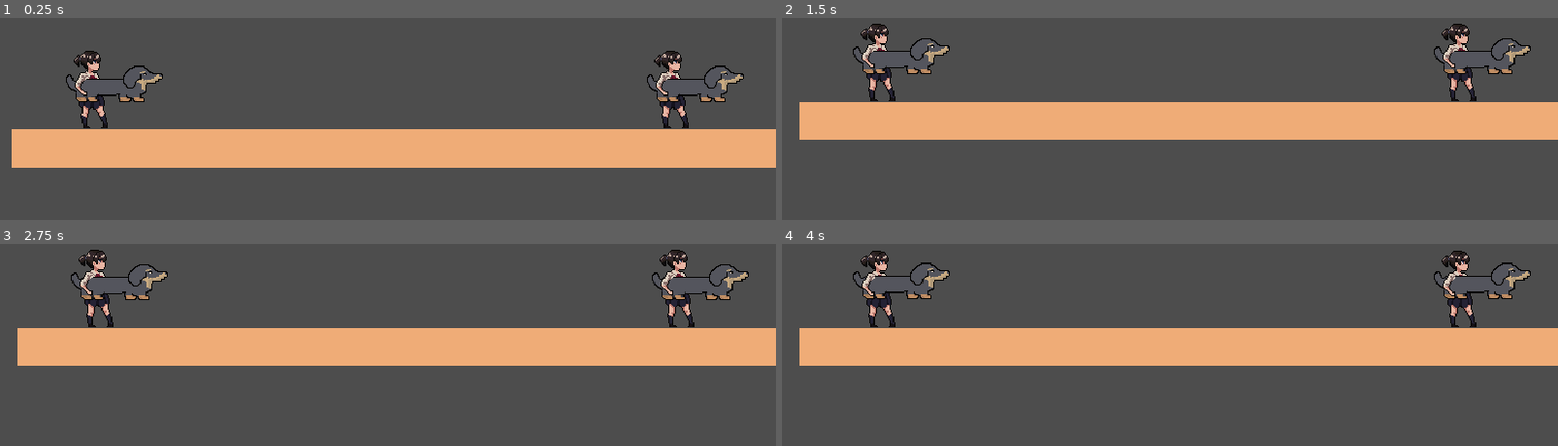
Above: before the commit, frames 1-4 (two rows, left to right).
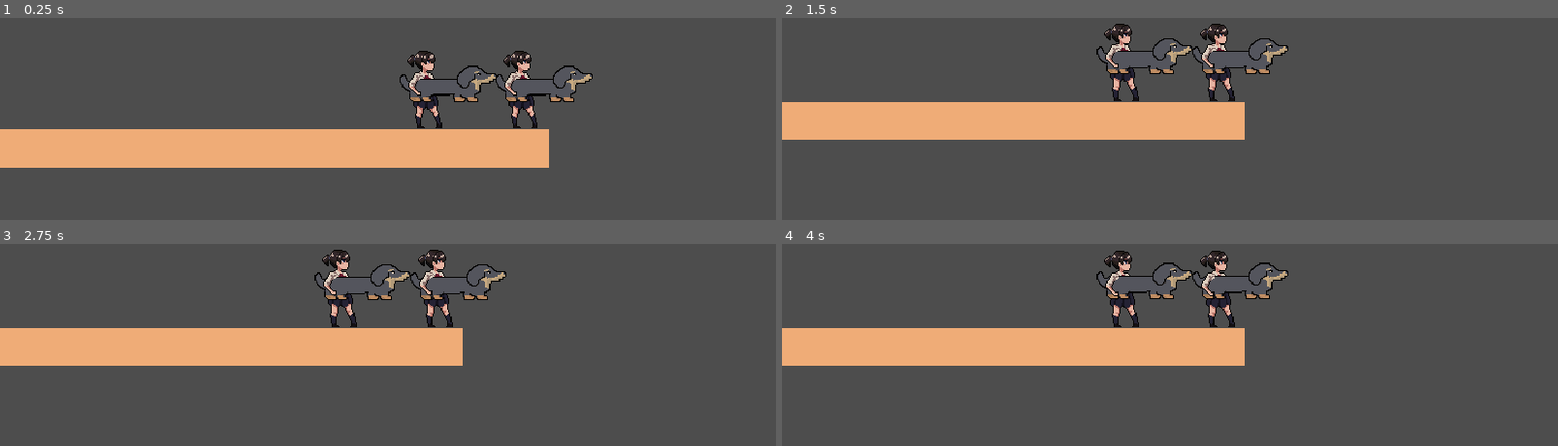
Above: after the commit, the same moments.

Repository: RenePlattnerCS/GodotDogGame
Game: Godot game, scene res://Levels/Level1.tscn
Two runs of this game, one before a commit and one after it. Both use one fixed random seed, a clock stepped at 60 frames per second and the inputs below.
Inputs:
- Up to frame 1 (0.25 s): no input
- Up to frame 2 (1.5 s): no input
- Up to frame 3 (2.75 s): no input
- Up to frame 4 (4 s): no input

The runs differ from the first frame. In frame 1, 10% of the frame differs, in the area x 0-100%, y 16-75%; in frame 2, 12%; in frame 3, 12%; in frame 4, 12%, in the area x 0-100%, y 3-61%.

Commit message:
added hitlag and finetuned hitting enemy (max 3 hits)

Diff:
--- a/Levels/Level1.tscn
+++ b/Levels/Level1.tscn
@@ -9,7 +9,7 @@
 [node name="Level1" type="Node2D" unique_id=160075761]
 
 [node name="Player1" parent="." unique_id=365629459 instance=ExtResource("1_w77jt")]
-position = Vector2(-289, 72)
+position = Vector2(339, 74)
 
 [node name="Player2" parent="." unique_id=769169184 instance=ExtResource("1_w77jt")]
 position = Vector2(250, 73)
--- a/Scripts/dog.gd
+++ b/Scripts/dog.gd
@@ -10,8 +10,10 @@
 @export var min_extend_length: float = 30.0
 @export var charging_retraction_length: float = 15.0
 @export var buffer_time: float = 0.4
-@export var knockback_up: float = 400
-@export var knockback_stength: float = 2000
+@export var knockback_up: float = 600
+@export var knockback_stength: float = 4000  #4000 -> hit 3 times if charge and close
+@export var min_hit_lag_time: float = 0.05
+@export var max_hit_lag_time: float = 0.3
 
 @export_group("Blinking")
 @export var max_blink_speed: float = 10.0  # blinks per second at full charge
@@ -23,12 +25,24 @@
 const EASE_IN_LENGTH = 20.0
 const KNOCKBACK_MIN_STRENGTH = 300.0
 const KNOCKBACK_UP_MIN_STRENGTH = 50.0
-
+const HIGH_CHARGE_KNOCKBACK_BOSUS = 3000
+const CHARCE_PERCENT_BONUS_THREASHHOLD = 0.8
+const BONUS_DISTANCE = 100
+const HITLAG_THREASHOLD = 0.50
+const FLASH_COUNT = 3
+const MAX_HIT_COUNT = 3
+const CAN_HIT_AGAIN_TIME = 0.03
+
+
+var hit_count = 0
 var player_index: int = -1
 var charge_time: float = 0.0
+var prev_charge_time: float = 0.0
 var is_charging: bool = false
 var is_extending: bool = false
 var blink_timer: float = 0.0
+var hit_again_timer: float = 0.0
+var hit_enemy : bool = false
 
 var current_length: float = 0.0
 var target_length: float = 0.0
@@ -52,6 +66,7 @@
 	process_dog_state(delta)
 	update_dog()
 	update_charge_visuals(delta)
+	update_hit_timer(delta)
 
 
 func update_dog():
@@ -100,6 +115,7 @@
 			if extend_dog:
 				charge_time = min(charge_time + delta, max_charge_time)
 				target_length = max((charge_time / max_charge_time) * max_length, min_extend_length)
+				prev_charge_time = charge_time
 				charge_time = 0.0
 				state = DogState.EXTENDING
 
@@ -111,6 +127,8 @@
 				state = DogState.RETRACTING  # auto retract when reached!
 
 		DogState.RETRACTING:
+			hit_count = 0
+
 			if(current_length > EASE_IN_LENGTH):
 				current_length = move_toward(current_length, 0.0, retract_speed * delta)
 			else:
@@ -132,7 +150,6 @@
 func _on_hitbox_body_entered(body: Node2D) -> void:
 	# only apply force when actually extending!
 	if state != DogState.EXTENDING:
-		print("returned")
 		return
 
 	if body.is_in_group("player"):
@@ -140,19 +157,32 @@
 
 
 
-func apply_impact(body):
+func apply_impact(body : CharacterBody2D):
+	if(hit_enemy):
+		return
 	# direction away from dog front
-	#if(body.is_knocked_back == false):
+	if (hit_count < MAX_HIT_COUNT):
+		hit_enemy = true
+		hit_count += 1
+		var distance = abs(body.global_position.x - global_position.x)
+
 		var knock_direction = sign(body.global_position.x - $Front.global_position.x)
 
 		# scale knockback with how charged the shot was
 		var charge_percent = target_length / max_length  # 0.0 to 1.0
-		var force = lerp(KNOCKBACK_MIN_STRENGTH, knockback_stength, charge_percent)
+
+
+		var bonus = 0
+		if(charge_percent > CHARCE_PERCENT_BONUS_THREASHHOLD and distance > BONUS_DISTANCE):
+			bonus = HIGH_CHARGE_KNOCKBACK_BOSUS
+		var force = lerp(KNOCKBACK_MIN_STRENGTH , knockback_stength + bonus , charge_percent)
 		var force_up = lerp(KNOCKBACK_UP_MIN_STRENGTH, knockback_up, charge_percent)
 
 		body.velocity.x = knock_direction * force
 		body.velocity.y = -force_up  # launch upward!
 		body.is_knocked_back = true
+
+		hitlag(body)
 
 func check_existing_overlaps():
 	for body in $Front/Hitbox.get_overlapping_bodies():
@@ -177,3 +207,26 @@
 		# reset to normal
 		blink_timer = 0.0
 		modulate = Color.WHITE
+
+func hitlag(body):
+	var charge_percent = clamp(prev_charge_time / max_charge_time, 0.0, 1.0)
+
+	if charge_percent > HITLAG_THREASHOLD:
+		#body.modulate = Color.RED
+		var hitlag_duration = lerp(0.05, 0.15, charge_percent)
+		var flash_time = hitlag_duration / (FLASH_COUNT * 2)
+		Engine.time_scale = 0.0
+		for i in FLASH_COUNT:
+			body.modulate = Color.RED
+			await get_tree().create_timer(flash_time, true, false, true).timeout
+			body.modulate = Color.WHITE
+			await get_tree().create_timer(flash_time, true, false, true).timeout
+		Engine.time_scale = 1.0
+		body.modulate = Color.WHITE
+
+func update_hit_timer(delta):
+	if(hit_enemy):
+		hit_again_timer += delta
+		if(hit_again_timer > CAN_HIT_AGAIN_TIME):
+			hit_again_timer = 0
+			hit_enemy = false
--- a/Scripts/player.gd
+++ b/Scripts/player.gd
@@ -53,7 +53,6 @@
 			jump_timer += delta
 			# force descend if held too long
 			if jump_timer >= max_jump_time:
-				print("timer!")
 				is_jumping = false
 
 		if velocity.y > 0:  # descending
@@ -75,7 +74,6 @@
 		velocity.x *= ground_slide_friction
 		# exit knockback when slow enough
 		if abs(velocity.x) < knockback_threshold:
-			print("thrwshold reached!:" , velocity.x)
 			is_knocked_back = false
 
 	elif not is_jumping:
